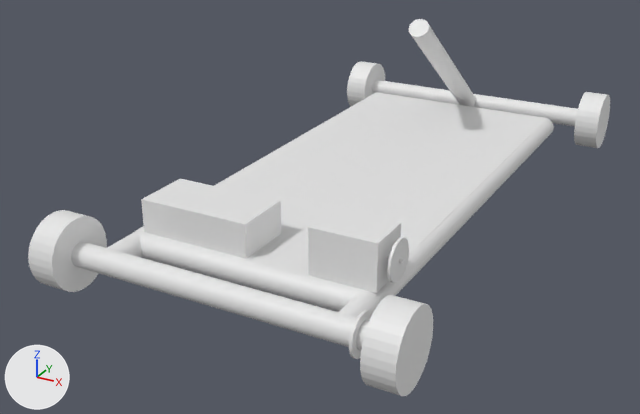
A saved change to the Blender file gokart-plan.blend.
One viewpoint serves both versions: a camera (50 mm lens) standing at (1.65, -3.63, 1.54) and looking at (-0.16, -0.33, -0.1). Arrows for +X, +Y and +Z are at lower left; the lights stay in place.
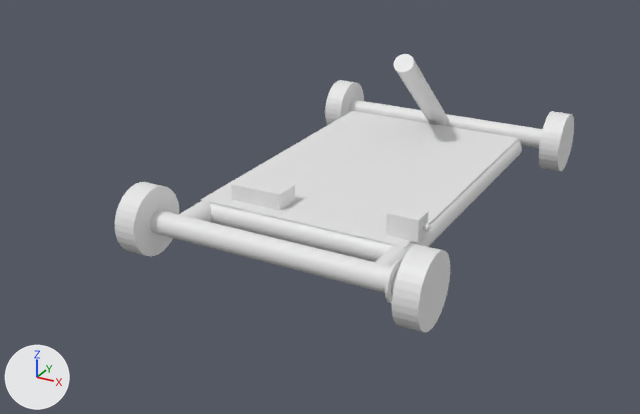
Where the newer file only moved an object's origin or applied its transform, the numbers keep the older frame.

Changed parts and their boxes [x1, y1, x2, y2] in the pictures (640 x 414 px):
'Plane', reshaped (23% narrower, 31% shorter)
    before: [136, 93, 547, 292]
    after: [201, 111, 518, 247]
'Cylinder.010', moved, rescaled (17% narrower, 22% shorter)
    before: [71, 242, 369, 350]
    after: [150, 210, 398, 294]
'Cylinder.003', moved
    before: [139, 232, 366, 312]
    after: [200, 200, 410, 262]
'Cube', moved, rescaled (54% narrower, 56% shorter)
    before: [141, 179, 281, 259]
    after: [231, 175, 295, 210]
'Cylinder.012', moved, rescaled (20% narrower, 13% shorter)
    before: [360, 295, 433, 396]
    after: [392, 244, 450, 332]
'Cylinder.008', moved, rescaled (19% narrower, 8% shorter)
    before: [28, 210, 107, 292]
    after: [115, 182, 179, 257]
'Cube.001', moved, rescaled (54% narrower, 55% shorter)
    before: [308, 208, 401, 293]
    after: [386, 205, 428, 243]
'Cylinder.001', mesh rescaled
    before: [339, 119, 554, 317]
    after: [179, 201, 212, 222]
'Cylinder.007', moved, rescaled
    before: [372, 80, 578, 126]
    after: [349, 100, 543, 148]
'Cylinder.006', reshaped, moved (19% narrower, 18% shorter)
    before: [409, 19, 476, 107]
    after: [394, 54, 448, 126]
'Cylinder.011', moved, rescaled (7% taller)
    before: [574, 92, 610, 148]
    after: [539, 111, 574, 171]
'Cylinder.004', added
    after: [376, 141, 522, 266]
'Cylinder.009', moved, rescaled
    before: [347, 61, 385, 106]
    after: [325, 80, 364, 125]
'Cylinder.013', moved
    before: [349, 310, 372, 359]
    after: [385, 260, 402, 303]
'Cylinder', deleted
    before: [107, 125, 323, 257]

The change in detail:
me_cylinder_006 has 64 vertices, 34 faces and spans x -1.0..4.17, y -1.0..1.37, z -0.8..1.0.
me_cylinder_006 is used by ob_cylinder_006; location (0.0, 0.826, 0.393); rotation (-3.176, 0.809, -1.571), in degrees (-182, 46, -90); scale (0.05, 0.05, 0.6).
me_cylinder_006 part 1: the whole mesh is multiplied about its middle by the matrix ((1.0, 0.0, 1.068), (0.0, 1.0, 0.114), (0.0, 0.0, 0.723)), then moved by (-0.96, -0.1, 0.25).
me_plane_001 has 4 vertices, 1 face and spans x -0.53..0.5, y -1.2..1.0, z 0.0.
me_plane_001 is used by ob_plane; location (0.01, 0.0, 0.05).
Part 2, on me_plane_001:
Vertex 0 of me_plane_001 moves from (-0.53, -1.2, 0.0) at pixel (134, 231) to (-0.49, -0.82, 0.0) at pixel (200, 199).
Vertex 1 of me_plane_001 moves from (0.5, -1.2, 0.0) at pixel (369, 292) to (0.46, -0.82, 0.0) at pixel (404, 247).
Vertex 2 of me_plane_001 moves from (-0.53, 1.0, 0.0) at pixel (375, 92) to (-0.49, 0.61, 0.0) at pixel (352, 110).
Vertex 3 of me_plane_001 moves from (0.5, 1.0, 0.0) at pixel (547, 118) to (0.46, 0.61, 0.0) at pixel (518, 138).
me_cylinder_018 has 64 vertices, 34 faces and spans x -1.0..1.0, y -1.0..1.0, z -1.0..1.38.
me_cylinder_018 is used by ob_cylinder_001; location (0.5, 0.0, 0.0); rotation (1.571, 0.0, 0.0), in degrees (90, 0, 0); scale (0.05, 0.05, 1.0).
me_cylinder_018 part 3: the whole mesh is scaled about its middle by (1, 1, 0.661), then moved by (-19.0, 0.0, 0.01).
Mesh me_cylinder_001 is new.
It is a 32-sided cylinder along z spanning x -1.0..1.0, y -1.0..1.0, z -1.0..1.68.
Object 'Cylinder' (ob_cylinder) is deleted.
Object 'Cylinder.003' (ob_cylinder_003) moves from (0.0, -1.2, 0.0) to (0.0, -0.8, 0.0).
Object 'Cylinder.006' (ob_cylinder_006) moves from (0.0, 0.826, 0.393) to (0.0, 0.378, 0.393).
Object 'Cylinder.007' (ob_cylinder_007) moves from (0.0, 1.25, 0.0) to (0.0, 0.802, 0.0).
Object 'Cylinder.007' (ob_cylinder_007) is rescaled from (0.05, 0.05, 0.65) to (0.05, 0.05, 0.6).
Object 'Cylinder.008' (ob_cylinder_008) moves from (-0.7, -1.384, 0.0) to (-0.621, -1.0, 0.0).
Object 'Cylinder.008' (ob_cylinder_008) is rescaled from (0.15, 0.15, 0.06) to (0.15, 0.15, 0.05).
Object 'Cylinder.009' (ob_cylinder_009) moves from (-0.7, 1.25, 0.0) to (-0.621, 0.802, 0.0).
Object 'Cylinder.009' (ob_cylinder_009) is rescaled from (0.15, 0.15, 0.06) to (0.15, 0.15, 0.05).
Object 'Cylinder.010' (ob_cylinder_010) moves from (0.0, -1.384, 0.0) to (0.0, -1.0, 0.0).
Object 'Cylinder.010' (ob_cylinder_010) is rescaled from (0.05, 0.05, 0.65) to (0.05, 0.05, 0.6).
Object 'Cylinder.011' (ob_cylinder_011) moves from (0.7, 1.25, 0.0) to (0.621, 0.802, 0.0).
Object 'Cylinder.011' (ob_cylinder_011) is rescaled from (0.15, 0.15, 0.06) to (0.15, 0.15, 0.05).
Object 'Cylinder.012' (ob_cylinder_012) moves from (0.7, -1.384, 0.0) to (0.621, -1.0, 0.0).
Object 'Cylinder.012' (ob_cylinder_012) is rescaled from (0.15, 0.15, 0.06) to (0.15, 0.15, 0.05).
Object 'Cube' (ob_cube) moves from (-0.241, -1.066, 0.12) to (-0.241, -0.69, 0.085).
Object 'Cube' (ob_cube) is rescaled from (0.24, 0.124, 0.07) to (0.12, 0.062, 0.035).
Object 'Cube.001' (ob_cube_001) moves from (0.398, -1.098, 0.144) to (0.433, -0.71, 0.096).
Object 'Cube.001' (ob_cube_001) is rescaled from (0.134, 0.095, 0.095) to (0.067, 0.0475, 0.0475).
Object 'Cylinder.013' (ob_cylinder_013) moves from (0.57, -1.384, 0.0) to (0.518, -1.0, 0.0).
Object 'Cylinder.004' (ob_cylinder_004) is new; it shows me_cylinder_001.
Its location is (0.45, 0.0, 0.0).
Its rotation in degrees is (90, 0, 0).
Its scale is (0.05, 0.05, 0.587).
